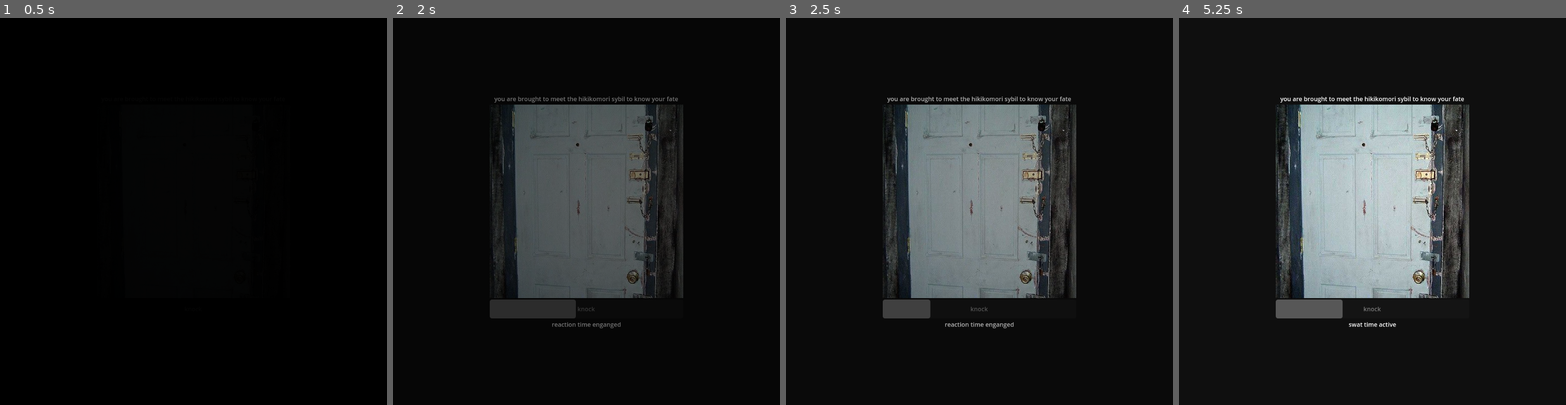
Above: before the commit, frames 1-4 (left to right).
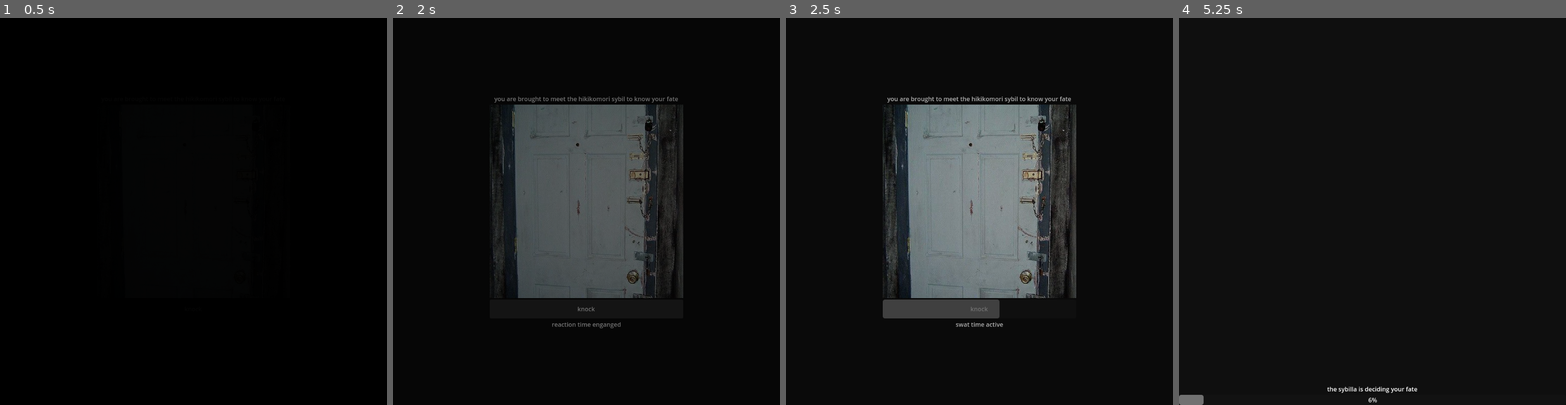
Above: after the commit, the same moments.

Repository: AlexDeclino/hikikomori_wisdom
Game: Godot game, scene res://scenes/prophecy.tscn
Two runs of this game, one before a commit and one after it. Both use one fixed random seed, a clock stepped at 60 frames per second and the inputs below.
Inputs (mouse positions are in pixels of both pictures, inside the frame that each line leads up to):
- Up to frame 1 (0.5 s): no input
- Up to frame 2 (2 s): click "knock" at 0.5 s; tap Enter at 1.25 s
- Up to frame 3 (2.5 s): click (979, 308) at 2 s, where only the run after the commit has a clickable "knock"
- Up to frame 4 (5.25 s): click "knock" at 3.5 s; click (1372, 308) at 5 s, where only the run after the commit has a clickable "enter"

Frame 1 is identical in both runs. In frame 2, less than 0.1% of the frame differs, in the area x 47-53%, y 74-76%; in frame 3, 1.0%; in frame 4, 25%, in the area x 0-75%, y 20-100%.

Commit message:
added prophecies

Diff:
--- a/scenes/prophecy.tscn
+++ b/scenes/prophecy.tscn
@@ -55,6 +55,7 @@
 grow_vertical = 2
 script = ExtResource("1_fth8o")
 nodes_paths = Array[NodePath]([NodePath("prophecy_stages/encounter/VBoxContainer/prophecy_bar"), NodePath("prophecy_sta …(325 unchanged characters)…
+knock_speed = 5.0
 
 [node name="Panel" type="Panel" parent="."]
 layout_mode = 1
@@ -76,6 +77,7 @@
 tabs_visible = false
 
 [node name="intro" type="MarginContainer" parent="prophecy_stages"]
+visible = false
 layout_mode = 2
 
 [node name="VBoxContainer" type="VBoxContainer" parent="prophecy_stages/intro"]
@@ -148,14 +150,21 @@
 size_flags_vertical = 8
 
 [node name="prophecy_timer" type="Timer" parent="prophecy_stages/encounter/VBoxContainer/prophecy_bar"]
-wait_time = 0.1
+wait_time = 0.03
 
 [node name="prophecy" type="MarginContainer" parent="prophecy_stages"]
-visible = false
 layout_mode = 2
 
 [node name="ColorRect" type="ColorRect" parent="prophecy_stages/prophecy"]
 layout_mode = 2
+color = Color(1, 0, 1, 1)
+
+[node name="Label" type="Label" parent="prophecy_stages/prophecy"]
+layout_mode = 2
+size_flags_vertical = 1
+text = "aaaa"
+horizontal_alignment = 1
+vertical_alignment = 1
 
 [node name="sounds" type="AudioStreamPlayer" parent="."]
 
--- a/scripts/prophecy.gd
+++ b/scripts/prophecy.gd
@@ -1,7 +1,7 @@
 extends Control
 
 @export var nodes_paths:Array[NodePath]
-
+@export var knock_speed:float
 var knock_knock = 0
 
 #sounds
@@ -34,14 +34,17 @@
 	$sounds.stream = sfx
 	$sounds.play()
 
+
 	#stage 0 ----------
-#knock knock
+
 func _on_knock_button_pressed():
 	var button = get_node(nodes_paths[4])
 	if knock_knock == 3:
 		knock_knock = 0
 		$prophecy_stages.current_tab = 1
 		_play_sfx(prophecy_calculating)
+		get_node(nodes_paths[1]).start()
+
 	else:
 		get_node(nodes_paths[3]).value = 100
 		_play_sfx(knock_sound)
@@ -53,7 +56,7 @@
 func _on_knock_timer_timeout():
 	var knock_bar = get_node(nodes_paths[3])
 	if knock_bar.value > 0:
-		knock_bar.value -= 2
+		knock_bar.value -= knock_speed
 	else:
 		get_node(nodes_paths[4]).disabled = false
 		get_node(nodes_paths[2]).stop()
@@ -69,6 +72,9 @@
 
 #---------- stage 0
 
+
+#stage 1 ----------
+
 func _on_prophecy_timer_timeout():
 	var prophecy_bar = get_node(nodes_paths[0])
 	if prophecy_bar.value >= 100:
@@ -80,3 +86,51 @@
 	_play_sfx(prophecy_finished)
 	get_node(nodes_paths[1]).stop()
 	$prophecy_stages.current_tab = 2
+	_select_prophecy()
+
+#---------- stage 1
+
+
+#stage 2 ----------
+
+func _select_prophecy():
+	var random = randi_range(2,2)
+	var method = var_to_str(random)
+	match method:
+		"1":
+			_prophecy_word()
+		"2":
+			$prophecy_stages/prophecy/Label.text = _prophecy_repeat()
+		"3":
+			_prophecy_sentence()
+		_:
+			print("no prophecy for you")
+
+func _prophecy_word():
+	print("word")
+
+func _prophecy_repeat():
+	print("repeat")
+	var words_array = []
+	var words_file = FileAccess.open("res://assets/texts/words.txt", FileAccess.READ)
+	while not words_file.eof_reached():
+		var line = words_file.get_line()
+		words_array.append(line)
+	words_file.close()
+	words_array.pop_back()
+	return words_array[0]
+
+
+
+
+func _prophecy_sentence():
+	print("sentence")
+
+#---------- stage 2
+
+#var words_lines = []
+#	var content = words_file.get_as_text()
+#	words_lines = content.split("\n")
+#	words_file.close()
+#	var random_line_index = randi() % words_lines.size()
+#	return words_lines[random_line_index]
Not shown, added: assets/texts/words.txt
